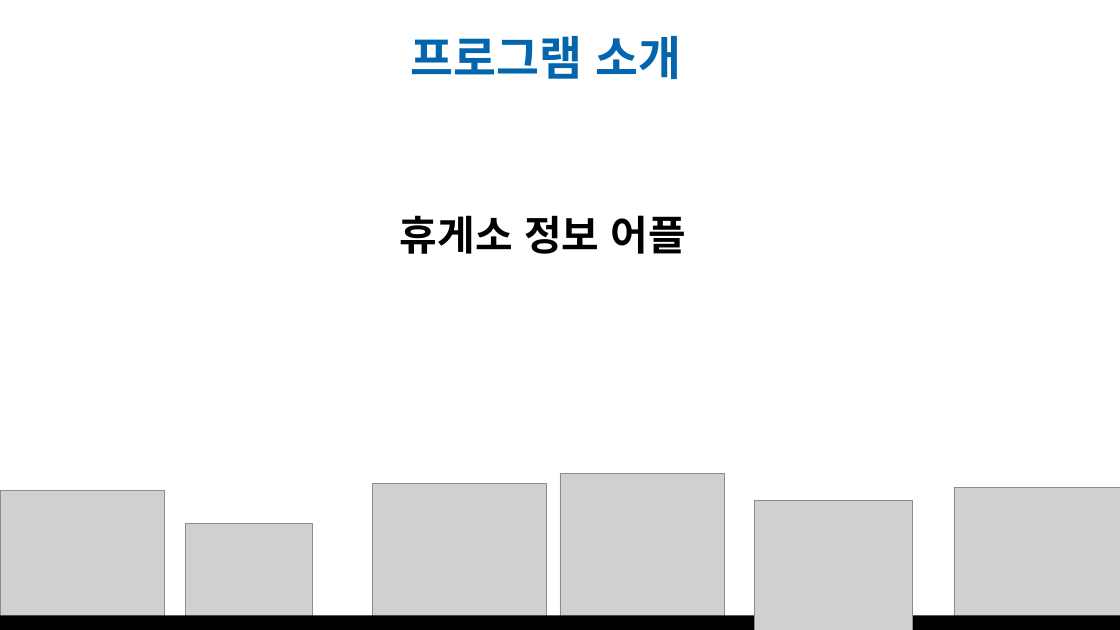
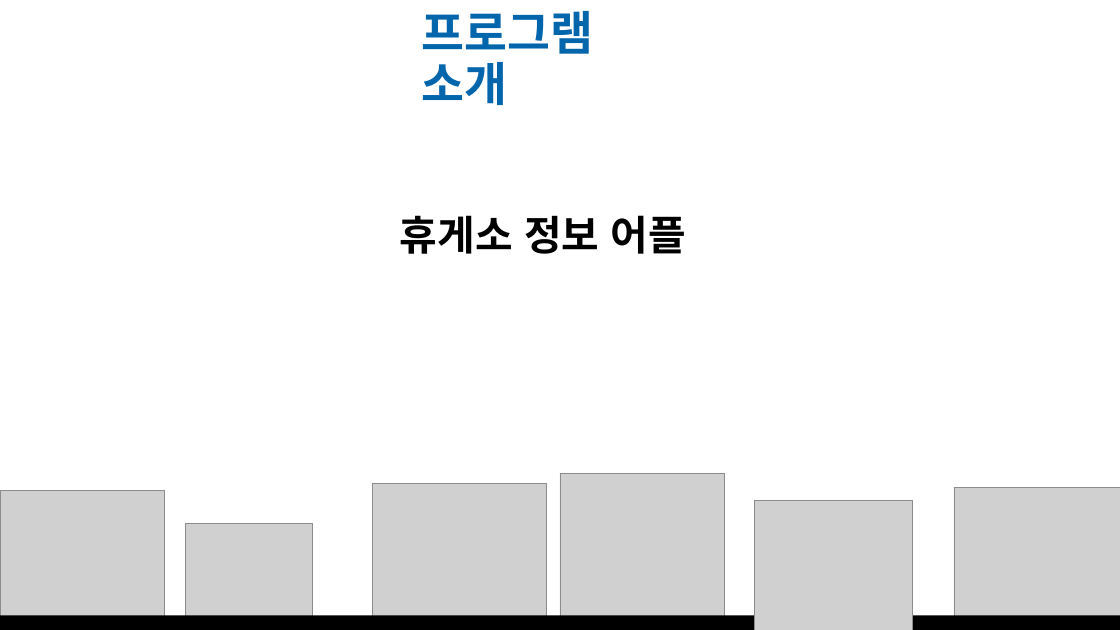
Before and after one commit to jjangsu/-, a slide deck: slide 3 of RestArea/최종발표.pptx. Drawn at 1120x630 pixels with LibreOffice and Linux fonts; fonts in the diff are those of the drawing; grey boxes stand for pictures. Boxes give left, top, right and bottom in pixels: in the first picture for what was removed or moved away, otherwise in the second. Text is boxed around its words. In the diff, an @@ line names an element or a change of style, - is before the commit and + after.

```diff
--- a/RestArea/최종발표.pptx
+++ b/RestArea/최종발표.pptx
@@ title "프로그램 소개" rewrapped from (x1=411, y1=36, x2=681, y2=79) to (x1=422, y1=11, x2=594, y2=105) @@
```
Also in this commit, not shown: 1 other slide changed, 1 slide added.
